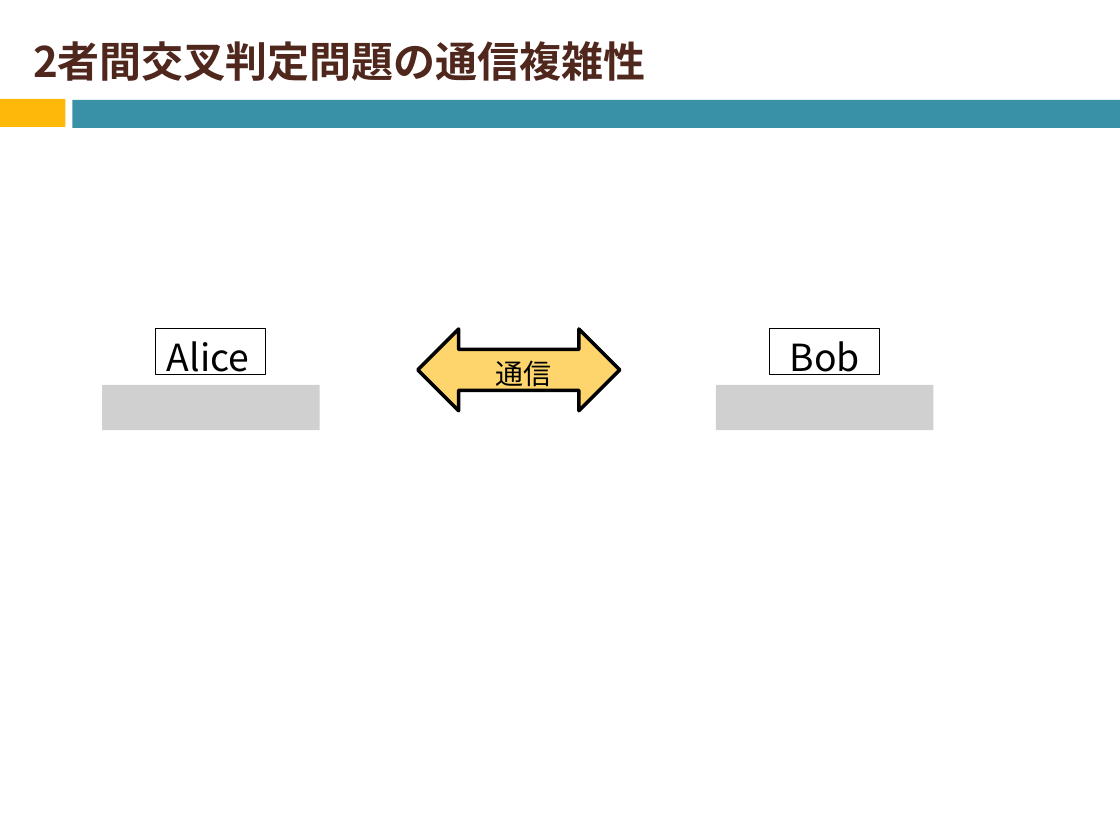
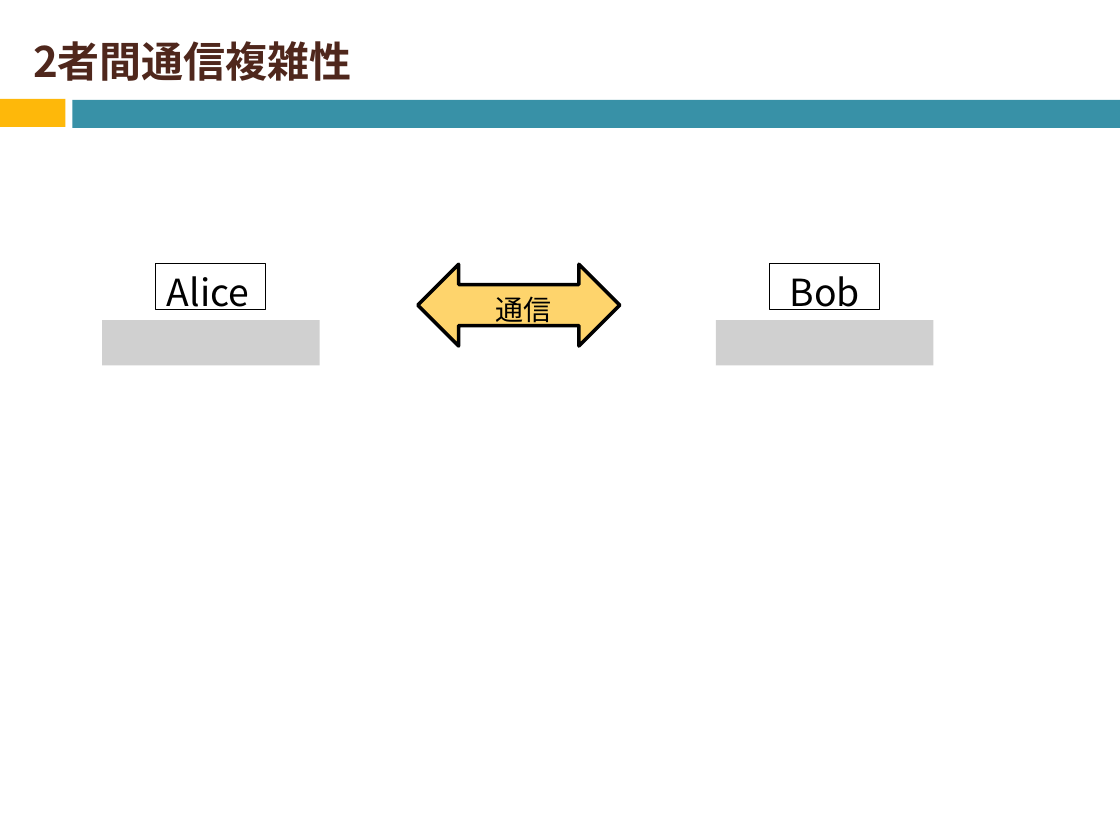
Before and after one commit to Izulabo-nitech/Distributed_Complexity_of_k-Maximal_Independent_Set_Verification, a slide deck: slide 16 of chukan/chukan2020_sato.pptx (slide 10 before the commit). Drawn at 1120x840 pixels with LibreOffice and Linux fonts; fonts in the diff are those of the drawing; grey boxes stand for pictures. Boxes give left, top, right and bottom in pixels: in the first picture for what was removed or moved away, otherwise in the second. Text is boxed around its words. In the diff, an @@ line names an element or a change of style, - is before the commit and + after.

```diff
--- a/chukan/chukan2020_sato.pptx
+++ b/chukan/chukan2020_sato.pptx
@@ title at <box>33,41,352,81</box>: text changed @@
-2者間交叉判定問題の通信複雑性
+2者間通信複雑性
@@ 3 texts, 2 rectangles, 1 left right arrow: place and size @@
-3 texts, 2 rectangles, 1 left right arrow at <box>156,328,879,411</box>
+3 texts, 2 rectangles, 1 left right arrow at <box>156,263,879,346</box>
@@ picture added at <box>102,320,319,365</box> @@
@@ picture added at <box>716,320,933,365</box> @@
@@ picture removed at <box>102,385,319,430</box> @@
@@ picture removed at <box>716,385,933,430</box> @@
```
Also in this commit, not shown: 4 other slides changed, 6 slides added, 1 slide removed.
